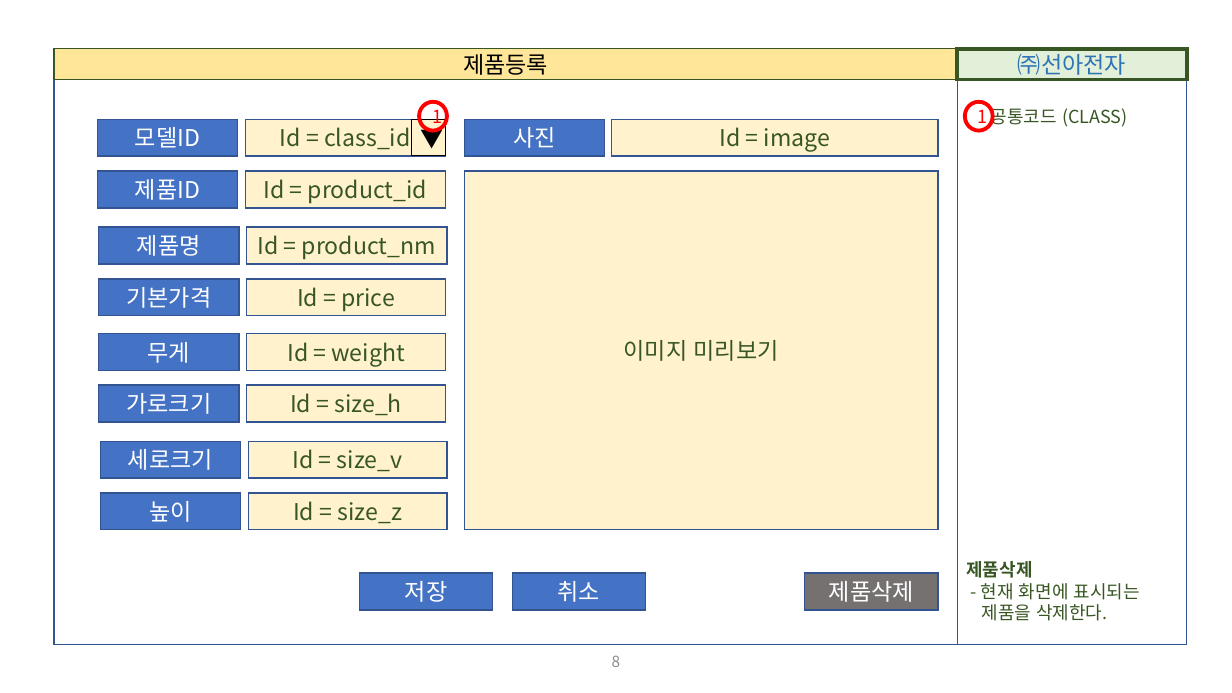
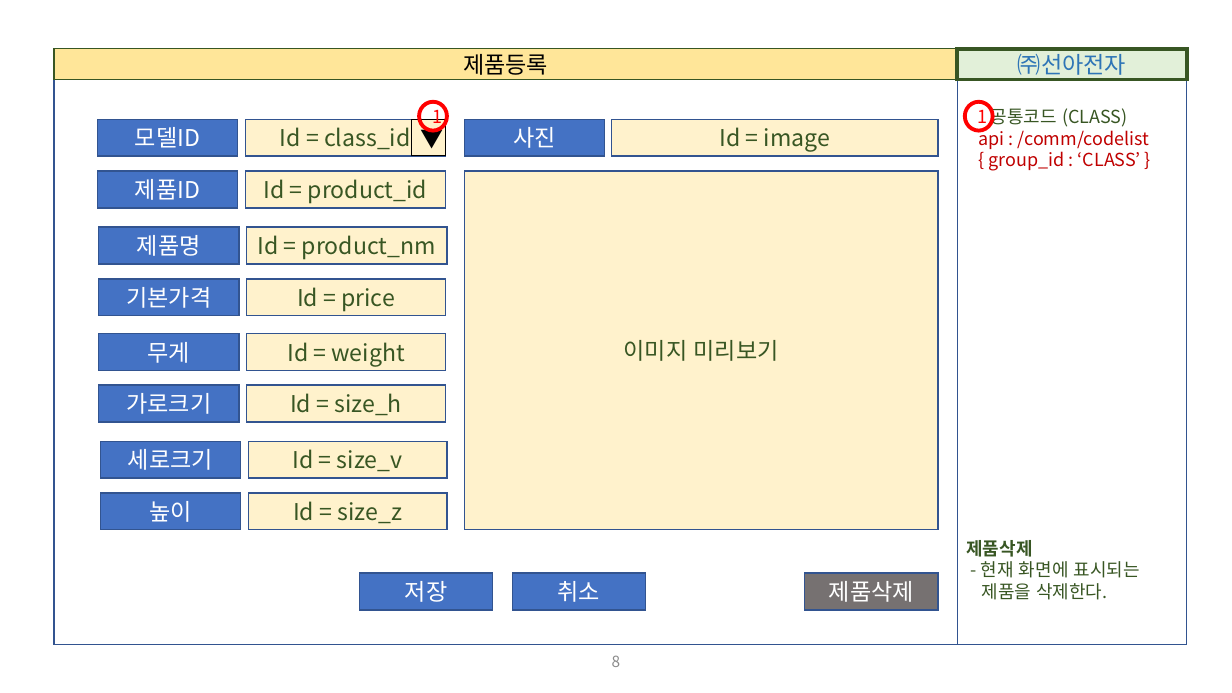
Before and after one commit to Charves-dev/ESupply, a slide deck: slide 8 of 설계/01. 화면정의서/ESupply_화면정의서.pptx. Drawn at 1232x693 pixels with LibreOffice and Linux fonts; fonts in the diff are those of the drawing. Boxes give left, top, right and bottom in pixels: in the first picture for what was removed or moved away, otherwise in the second. Text is boxed around its words. In the diff, an @@ line names an element or a change of style, - is before the commit and + after.

```diff
--- a/설계/01. 화면정의서/ESupply_화면정의서.pptx
+++ b/설계/01. 화면정의서/ESupply_화면정의서.pptx
@@ text in rectangle at (x1=979, y1=126, x2=1149, y2=171): paragraphs added @@
+api : /comm/codelist
+{ group_id : ‘CLASS’ }
```
Also in this commit, not shown: 4 other files.
